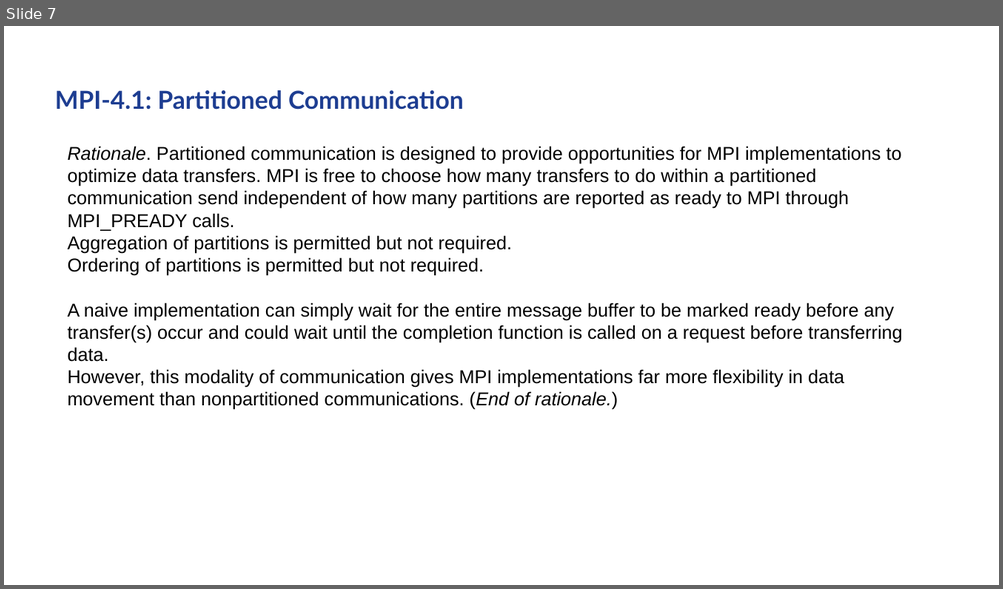
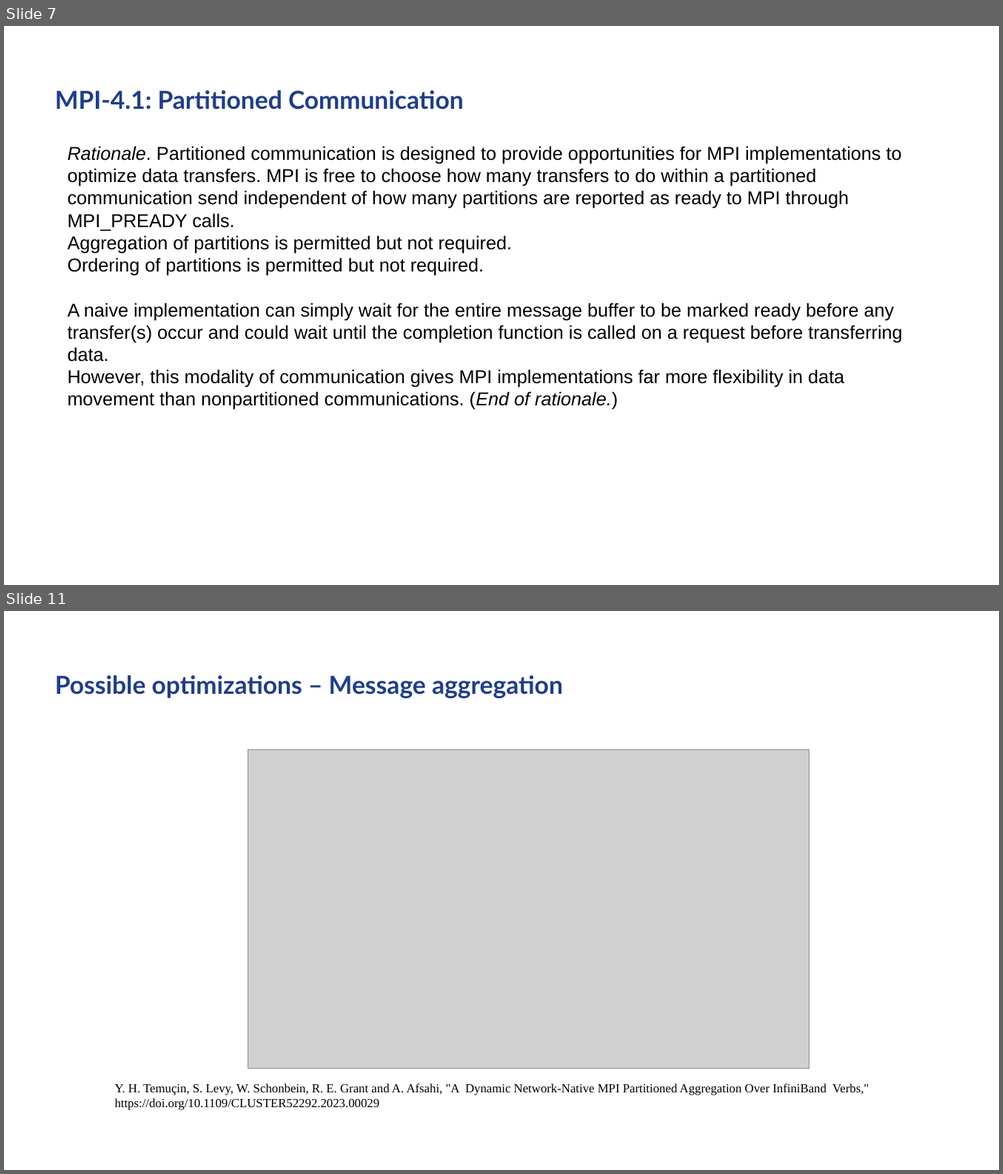
Before and after one commit to AxelSchneewind/mpi-benchmark, a slide deck: presentation/presentation-partitioned-progress.pptx. Shown one above the other, each under a label of ours: slide 7 before the commit, slides 7 and 11 after it; the slides between them are not shown. The pictures are 1003x589 and 1003x1174 pixels, drawn with LibreOffice and Linux fonts; fonts in the diff are those of the drawing; grey boxes stand for pictures; background and template pictures are left out. Boxes give left, top, right and bottom in pixels: in the first picture for what was removed or moved away, otherwise in the second. Text is boxed around its words. In the diff, an @@ line names an element or a change of style, - is before the commit and + after.

```diff
--- a/presentation/presentation-partitioned-progress.pptx
+++ b/presentation/presentation-partitioned-progress.pptx
@@ slide 11 added at bbox=[4, 611, 999, 1170], background picture (left out) @@
@@ title added at bbox=[55, 675, 563, 698], 24 pt, text #1D3D91, bold @@
+Possible optimizations – Message aggregation
@@ picture added at bbox=[248, 750, 809, 1068] @@
@@ text added at bbox=[115, 1084, 868, 1111], 12 pt, text #000000 @@
+Y. H. Temuçin, S. Levy, W. Schonbein, R. E. Grant and A. Afsahi, "A Dynamic Network-Native MPI Partitioned Aggregation Over InfiniBand Verbs,"
+https://doi.org/10.1109/CLUSTER52292.2023.00029
```
Also in this commit, not shown: 4 slides changed, 4 other slides added, 2 slides removed.
